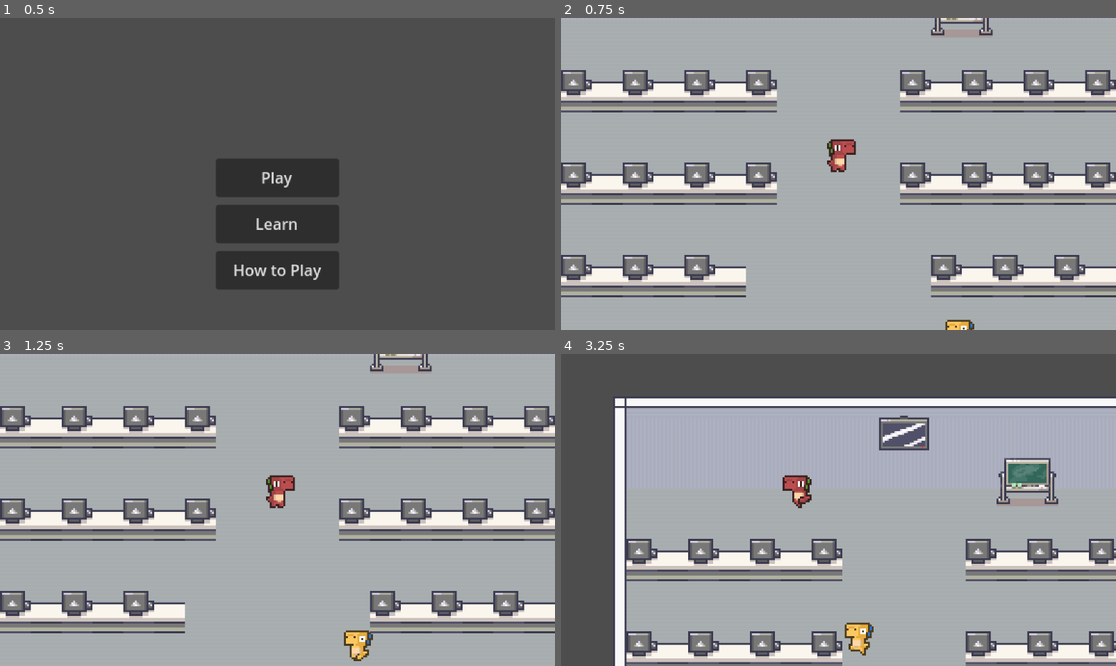
Above: before the commit, frames 1-4 (two rows, left to right).
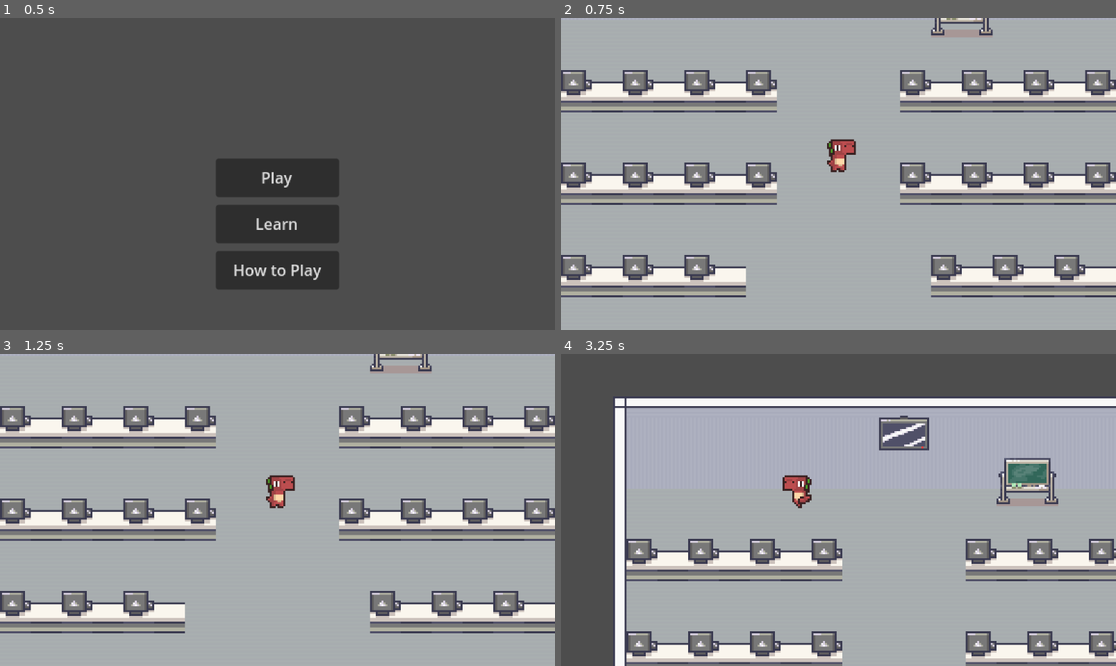
Above: after the commit, the same moments.

Repository: Raikosuu/Full-Tech-Panic_Public
Game: Godot game, scene res://scenes/main_menu.tscn
Two runs of this game, one before a commit and one after it. Both use one fixed random seed, a clock stepped at 60 frames per second and the inputs below.
Inputs (mouse positions are in pixels of both pictures, inside the frame that each line leads up to):
- Up to frame 1 (0.5 s): no input
- Up to frame 2 (0.75 s): click "Play" at 0.5 s
- Up to frame 3 (1.25 s): no input
- Up to frame 4 (3.25 s): move the mouse to (810, 572) at 1.27 s; hold W (move_up) 1.28-2 s; click (810, 572) at 1.42 s; drag from (1005, 556) to (810, 572) at 2.02 s; move the mouse to (672, 463) at 2.77 s; hold A (move_left) from 2.78 s (still down)

Frame 1 is identical in both runs. In frame 2, 0.2% of the frame differs, in the area x 69-75%, y 96-100%; in frame 3, 0.4%; in frame 4, 0.4%, in the area x 51-57%, y 85-97%.

Commit message:
changing NPC movement logic
swap from pathfollow to Pathfinder

Diff:
--- a/scenes/game_scene.tscn
+++ b/scenes/game_scene.tscn
@@ -2555,6 +2555,11 @@
 position_smoothing_enabled = true
 
 [node name="NPC1" parent="." instance=ExtResource("5_y3j0m")]
-position = Vector2(76, 104)
+position = Vector2(68, 102)
+
+[node name="PathFollow2D" parent="NPC1" index="0"]
+position = Vector2(-17, -21)
+rotates = false
+loop = false
 
 [editable path="NPC1"]
--- a/scenes/npc_1.tscn
+++ b/scenes/npc_1.tscn
@@ -1,7 +1,6 @@
-[gd_scene load_steps=15 format=3 uid="uid://2ueng3iip43a"]
+[gd_scene load_steps=13 format=3 uid="uid://2ueng3iip43a"]
 
 [ext_resource type="Texture2D" uid="uid://ch3yjsway5b7f" path="res://assets/character/DinoSprites - tard.png" id="1_8dm1u"]
-[ext_resource type="Script" uid="uid://pwigievipai2" path="res://scripts/npc_1.gd" id="1_ttshn"]
 
 [sub_resource type="AtlasTexture" id="AtlasTexture_8dm1u"]
 atlas = ExtResource("1_8dm1u")
@@ -82,29 +81,15 @@
 [sub_resource type="RectangleShape2D" id="RectangleShape2D_tbgh4"]
 size = Vector2(12, 15)
 
-[sub_resource type="Curve2D" id="Curve2D_rga5l"]
-_data = {
-"points": PackedVector2Array(0, 0, 0, 0, -7, -7, 0, 0, 0, 0, -49, -28, 0, 0, 0, 0, -55, -68, 0, 0, 0, 0, -55, -111, 0, 0, 0, 0, -44, -127, 0, 0, 0, 0, 26, -132)
-}
-point_count = 6
-
 [node name="NPC1" type="CharacterBody2D"]
-script = ExtResource("1_ttshn")
 
 [node name="AnimatedSprite2D" type="AnimatedSprite2D" parent="."]
 position = Vector2(0, -9)
 sprite_frames = SubResource("SpriteFrames_3hym5")
 animation = &"idle"
 autoplay = "idle"
-frame_progress = 0.02057776
+frame_progress = 0.12299287
 
 [node name="CollisionShape2D" type="CollisionShape2D" parent="."]
 position = Vector2(0, -8)
 shape = SubResource("RectangleShape2D_tbgh4")
-
-[node name="Path2D" type="Path2D" parent="."]
-curve = SubResource("Curve2D_rga5l")
-
-[node name="PathFollow2D" type="PathFollow2D" parent="Path2D"]
-position = Vector2(-7, -7)
-rotation = -2.6779451
